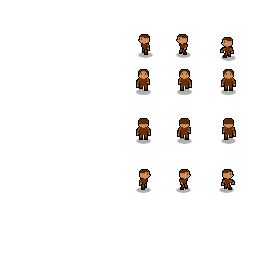
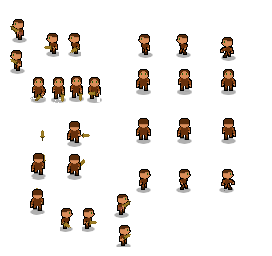
Comparing the layer stacks of the two 272px x 256px images. Changes:
renamed "Layer 3" to "Layer 6", painted on it over 10, 19, 131, 247
